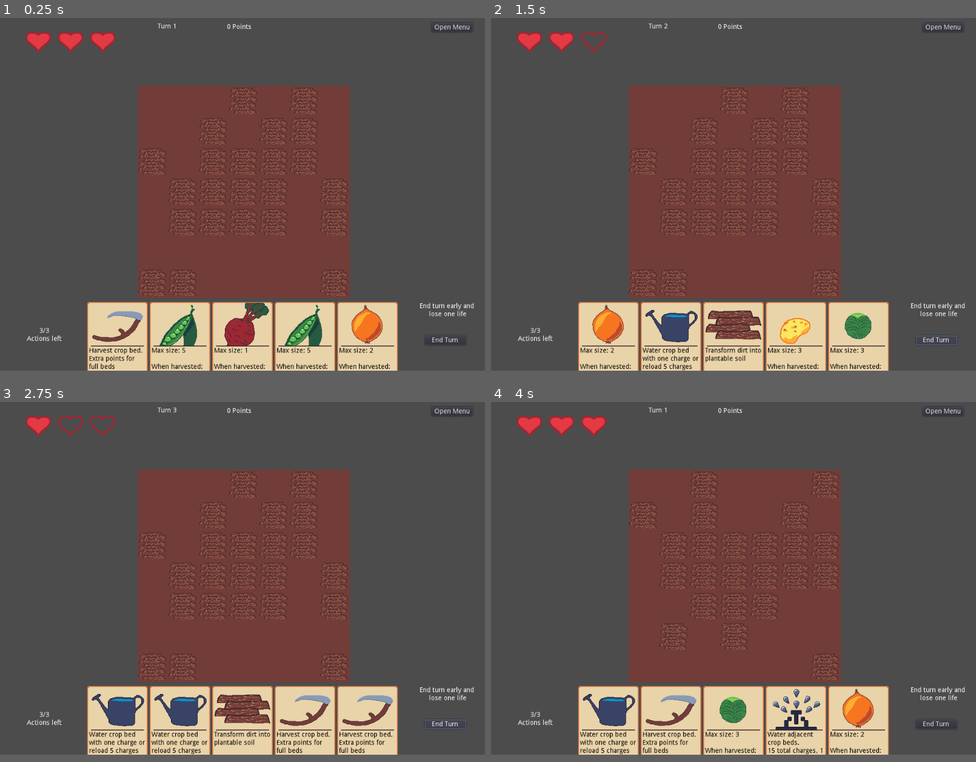
Above: before the commit, frames 1-4 (two rows, left to right).
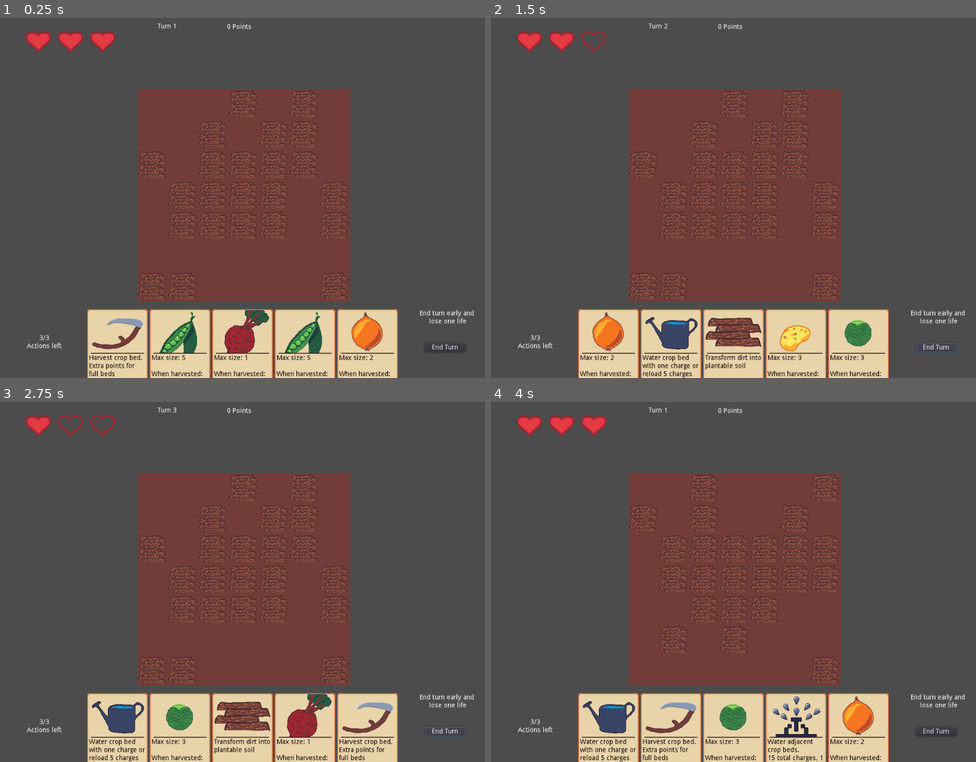
Above: after the commit, the same moments.

Repository: Rellikiox/Harvest-Season
Game: Godot game, scene res://Game.tscn
The game is run twice, just before and just after one commit, with the same random seed, the same clock (stepped at 60 frames per second) and the same inputs.
Inputs (mouse positions are in pixels of both pictures, inside the frame that each line leads up to):
- Up to frame 1 (0.25 s): no input
- Up to frame 2 (1.5 s): click (942, 28) at 0.5 s, where only the run before the commit has a clickable "Open Menu"; click "End Turn" at 1.25 s
- Up to frame 3 (2.75 s): click "End Turn" at 2 s
- Up to frame 4 (4 s): click "End Turn" at 2.75 s; click "Restart" at 3.5 s
In our replay, the window is 800x588 before the commit and 800x600 after it. These sizes can differ from the game's own. Grey fills any space a smaller window leaves; there, only what the larger window draws over its background counts as a difference.

The runs differ from the first frame. In frame 1, 11% of the frame differs, in the area x 5-98%, y 1-100%; in frame 2, 11%; in frame 3, 12%, in the area x 0-100%, y 1-100%; in frame 4, 11%.

Commit message:
Ensure 2 crops per hand minimum

Diff:
--- a/cards/DeckManager.gd
+++ b/cards/DeckManager.gd
@@ -37,10 +37,12 @@
 		discard_pile.append(card)
 
 	hand = []
-	for i in range(amount):
-		if draw_pile.empty():
-			replenish_draw_pile()
-		hand.append(draw_pile.pop_front())
+	while number_of_crops(hand) < 2:
+		hand = []
+		for i in range(amount):
+			if draw_pile.empty():
+				replenish_draw_pile()
+			hand.append(draw_pile.pop_front())
 
 	return hand
 
@@ -49,3 +51,11 @@
 	draw_pile = discard_pile
 	draw_pile.shuffle()
 	discard_pile = []
+
+
+func number_of_crops(hand):
+	var n_crops = 0
+	for card in hand:
+		if card in crops:
+			n_crops += 1
+	return n_crops
--- a/project.godot
+++ b/project.godot
@@ -31,7 +31,7 @@
 
 [display]
 
-window/size/height=753
+window/size/height=768
 window/stretch/mode="viewport"
 window/stretch/aspect="keep"
 
--- a/ui/Game_UI.tscn
+++ b/ui/Game_UI.tscn
@@ -59,15 +59,6 @@
 margin_right = 656.0
 margin_bottom = 192.0
 card_type = 4
-
-[node name="OpenMenu" type="Button" parent="HUD"]
-anchor_left = 1.0
-anchor_right = 1.0
-margin_left = -112.775
-margin_top = 18.6157
-margin_right = -25.775
-margin_bottom = 38.6157
-text = "Open Menu"
 
 [node name="EndTurn" type="Button" parent="HUD"]
 anchor_left = 1.0
